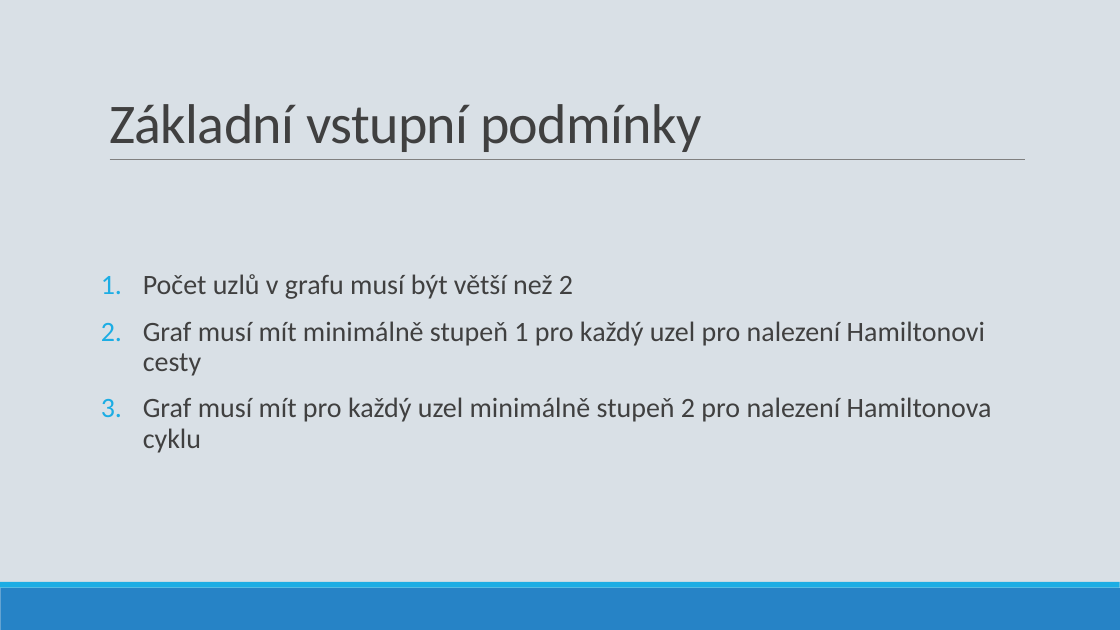
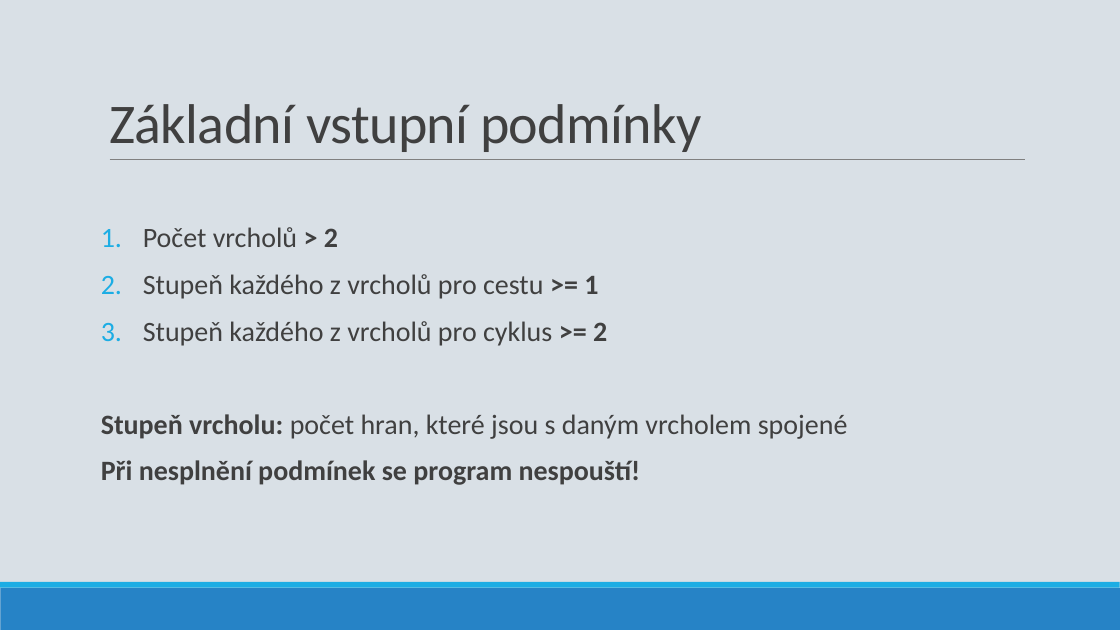
Before and after one commit to ldrahnik/ial_project_2019_2020, a slide deck: slide 3 of defense/presentation.pptx. Drawn at 1120x630 pixels with LibreOffice and Linux fonts; fonts in the diff are those of the drawing. Boxes give left, top, right and bottom in pixels: in the first picture for what was removed or moved away, otherwise in the second. Text is boxed around its words. In the diff, an @@ line names an element or a change of style, - is before the commit and + after.

```diff
--- a/defense/presentation.pptx
+++ b/defense/presentation.pptx
@@ text at box(101, 227, 848, 485): text changed @@
-1. Počet uzlů v grafu musí být větší než 2
-2. Graf musí mít minimálně stupeň 1 pro každý uzel pro nalezení Hamiltonovi cesty
-3. Graf musí mít pro každý uzel minimálně stupeň 2 pro nalezení Hamiltonova cyklu
+1. Počet vrcholů > 2
+2. Stupeň každého z vrcholů pro cestu >= 1
+3. Stupeň každého z vrcholů pro cyklus >= 2
+Stupeň vrcholu: počet hran, které jsou s daným vrcholem spojené
+Při nesplnění podmínek se program nespouští!
```
Also in this commit, not shown: 6 other slides changed, 1 slide added, 1 slide removed.
